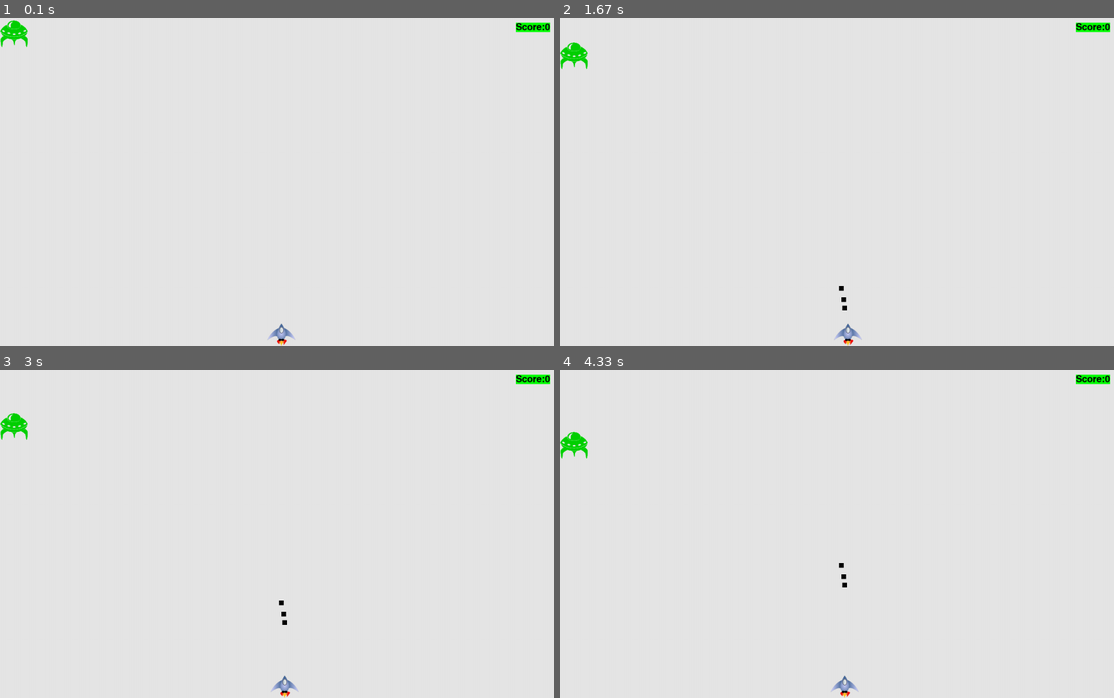
Above: before the commit, frames 1-4 (two rows, left to right).
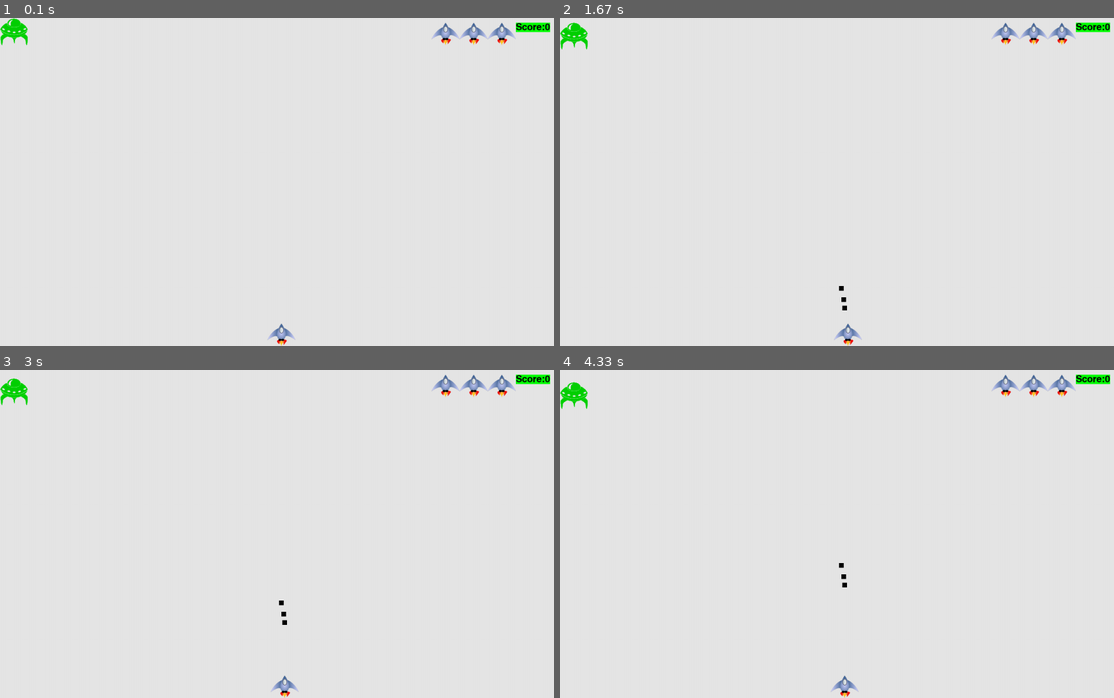
Above: after the commit, the same moments.

Repository: Athaplar/PythonLearningLog
Game: pygame game, started from PyGame/AlienInvasionExtended/AlienInvasionExtended.py
Same seed, same stepped clock (60 frames per second), same inputs: the game is played once before the commit and once after it.
Inputs:
- Up to frame 1 (0.1 s): no input
- Up to frame 2 (1.67 s): tap Space at 0.33, 0.73, 1.03, 1.23, 1.53 s; hold Right 0.67-1.13 s; hold Right 1.17-1.63 s
- Up to frame 3 (3 s): hold Left 1.67-2.2 s; tap Space at 1.73, 2.03, 2.3, 2.6, 2.73 s; hold Left 2.23-2.63 s; hold Right from 2.67 s (still down)
- Up to frame 4 (4.33 s): tap Space at 3.03, 3.4, 3.7, 3.9, 4.2 s; release Right at 3.3 s; hold Left 3.33-3.8 s; hold Right 3.83-4.3 s

The runs differ from the first frame. In frame 1, 0.6% of the frame differs, in the area x 0-94%, y 0-9%; in frame 2, 0.9%; in frame 3, 0.9%, in the area x 0-94%, y 1-22%; in frame 4, 0.9%.

Commit message:
Display ship lifes at top right corner

Diff:
--- a/PyGame/AlienInvasionExtended/AlienInvasionExtended.py
+++ b/PyGame/AlienInvasionExtended/AlienInvasionExtended.py
@@ -10,11 +10,10 @@
     screen = pygame.display.set_mode((ai_settings.screen_width,ai_settings.screen_height))
     gameState = GameState()
     ship = Ship(screen,ai_settings,gameState)
-    ships = []
+    ships = init_ships(screen, ai_settings, gameState)
     alien = Alien(screen,ai_settings)
     pygame.display.set_caption(ai_settings.game_Caption)
     bullets =[]
-    #is_hit = False
     score = Score(screen,ai_settings)
     alien_ship_collison = False
 
@@ -52,6 +51,7 @@
             ship.make_ship_disappear_from_Screen()
             display_hit(screen,ai_settings)
 
+        draw(ships, screen, ai_settings)
         alien.draw()
         score.draw()
         ship.draw()
@@ -65,6 +65,27 @@
         #    display_hit(screen,ai_settings)
 
         pygame.display.flip()
+
+
+def draw(items, screen, ai_settings):
+    for item in items:
+        item.draw()
+        #display_hit(screen,ai_settings)
+
+def init_ships(screen, ai_settings, gameState):
+    #ships = [ Ship(screen,ai_settings,gameState) for _ in range(ai_settings.num_of_ships)]
+    ships = [Ship(screen,ai_settings,gameState),Ship(screen,ai_settings,gameState),Ship(screen,ai_settings,gameState)]
+    width = ships[0].rect.width
+    height = ships[0].rect.height
+    x_screen = ai_settings.screen_width - 100 - ai_settings.num_of_ships * width# 100 because score object is draw at right most place
+    y_screen = 10 # + ai_settings.space_btw_ships
+    index =0
+    for ship in ships:
+        ship.rect.x = x_screen +   index * width # + ai_settings.space_btw_ships
+        ship.rect.y = y_screen
+        index+=1
+    return ships
+
 
 
 def display_hit(screen,ai_settings):
@@ -136,8 +157,10 @@
         self.alien_image_location = 'images/alien.bmp'
         self.bullet_speed = 1
         self.max_allowed_bullets = 3
-        self.alien_vertical_speed = .5
+        self.alien_vertical_speed = .1
         self.alien_image_location = 'images/alien.bmp'
+        self.num_of_ships = 3
+        self.space_btw_ships = 5
 
 
 class Bullet():
@@ -199,6 +222,8 @@
         self.rect.centerx = self.screen_rect.centerx
         self.rect.bottom = self.screen_rect.bottom
         self.crashed = False
+        self.x_screen = 0
+        self.y_screen = 0
 
     def do_update(self):
 
